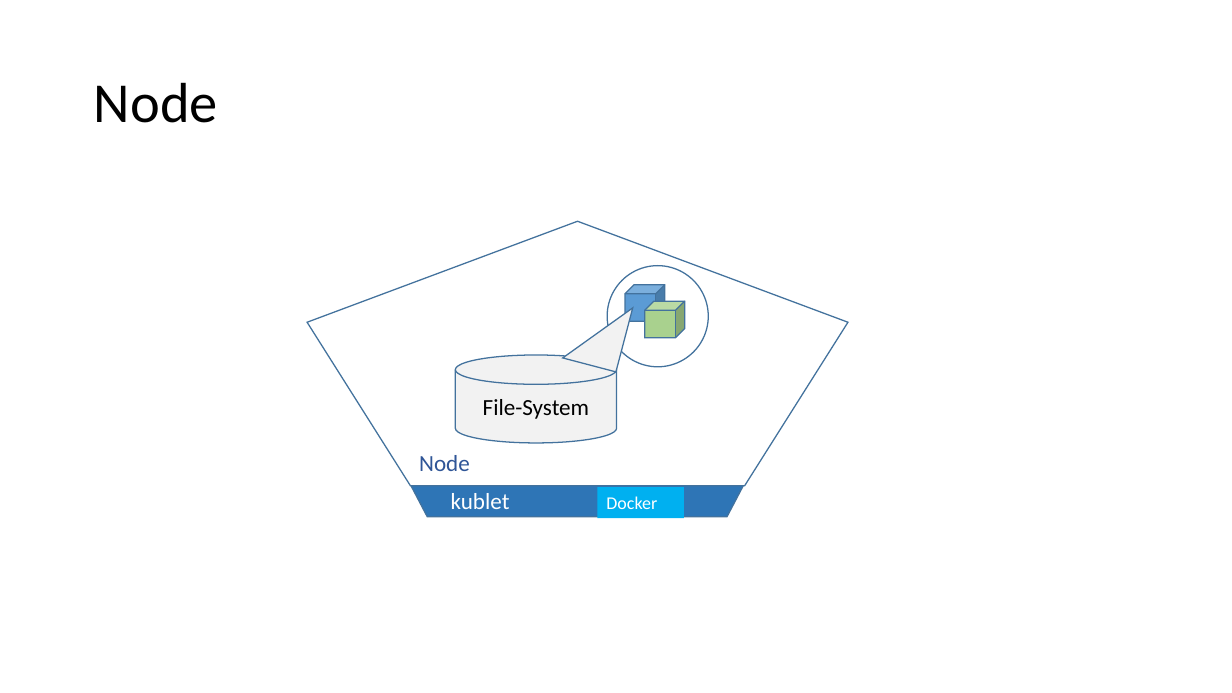
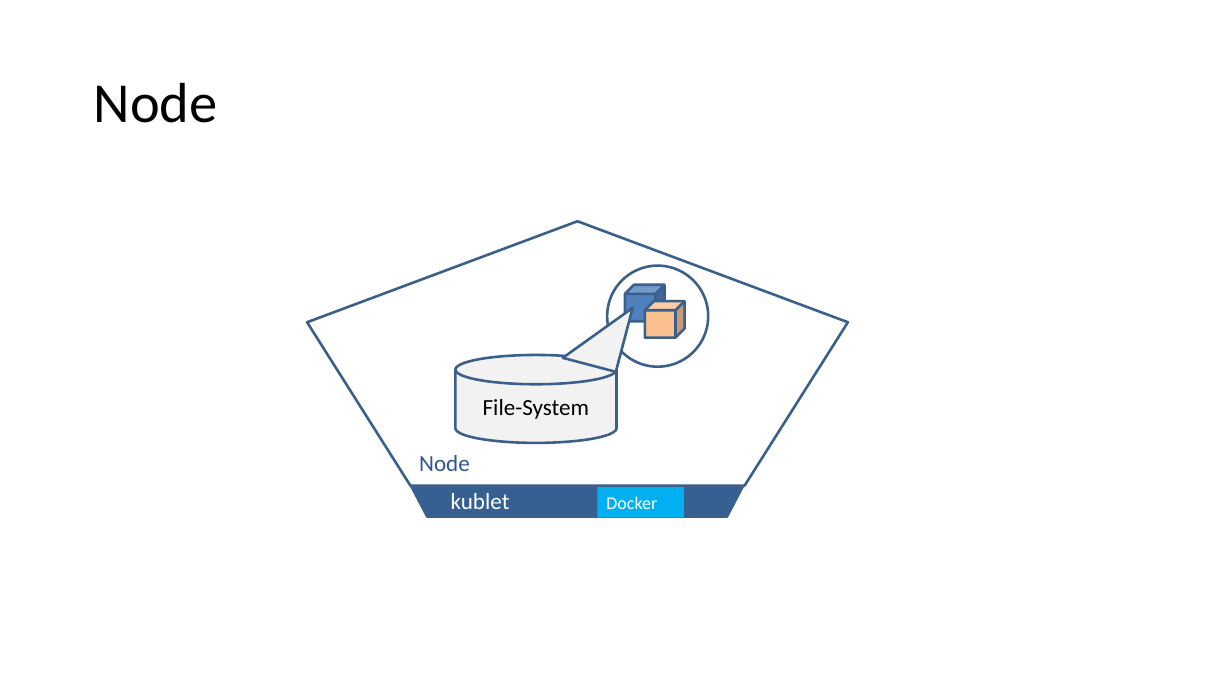
Before and after one commit to navivi/k8s-training, a slide deck: slide 33 of day-2/Using Kubernetes Day 2.pptx. Drawn at 1232x693 pixels with LibreOffice and Linux fonts; fonts in the diff are those of the drawing. Boxes give left, top, right and bottom in pixels: in the first picture for what was removed or moved away, otherwise in the second. Text is boxed around its words. In the diff, an @@ line names an element or a change of style, - is before the commit and + after.

```diff
--- a/day-2/Using Kubernetes Day 2.pptx
+++ b/day-2/Using Kubernetes Day 2.pptx
@@ pentagon at <box>307,221,848,485</box>: outline #43739E 1 pt to #3A5F8C 2 pt; proportions changed @@
@@ pentagon at <box>335,231,820,517</box>: fill #2E75B6 to #376092; outline #43739E 1 pt to #3A5F8C 2 pt; proportions changed @@
@@ outline #43739E 1 pt to #3A5F8C 2 pt in 3 elements at <box>456,355,616,443</box>, <box>607,265,708,366</box>, <box>563,294,632,372</box> @@
@@ cube at <box>625,285,665,322</box>: fill #5B9BD5 to #4F81BD; outline #43739E 1 pt to #3A5F8C 2 pt; proportions changed @@
@@ cube at <box>645,301,685,338</box>: fill #A9D18E to #FAC090; outline #43739E 1 pt to #3A5F8C 2 pt; proportions changed @@
```
Also in this commit, not shown: 33 other slides changed, 7 slides added, 1 slide removed.
